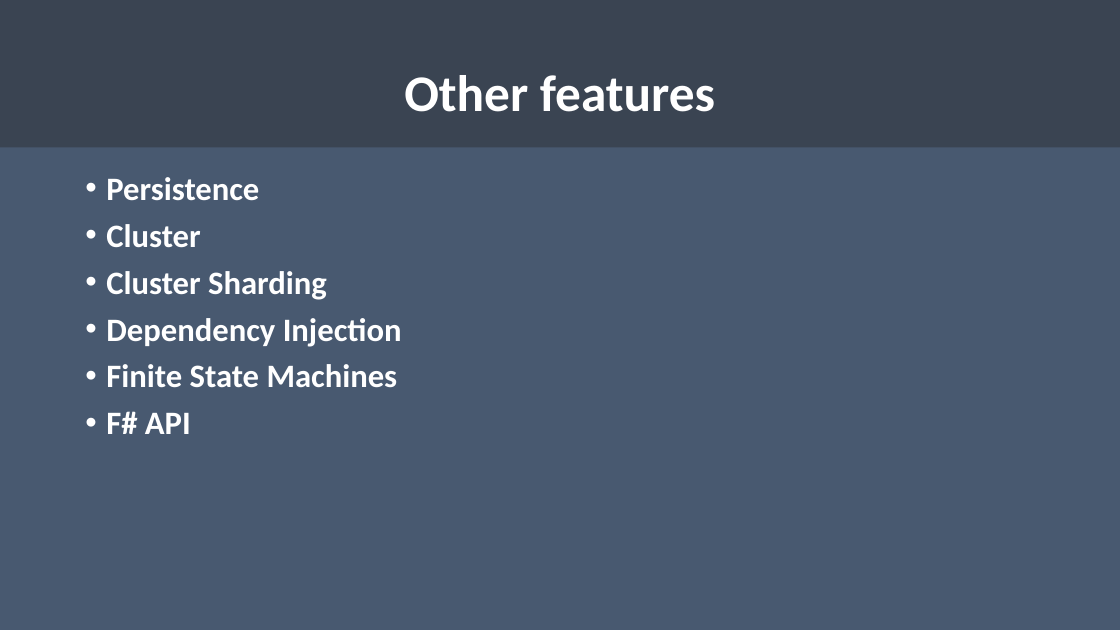
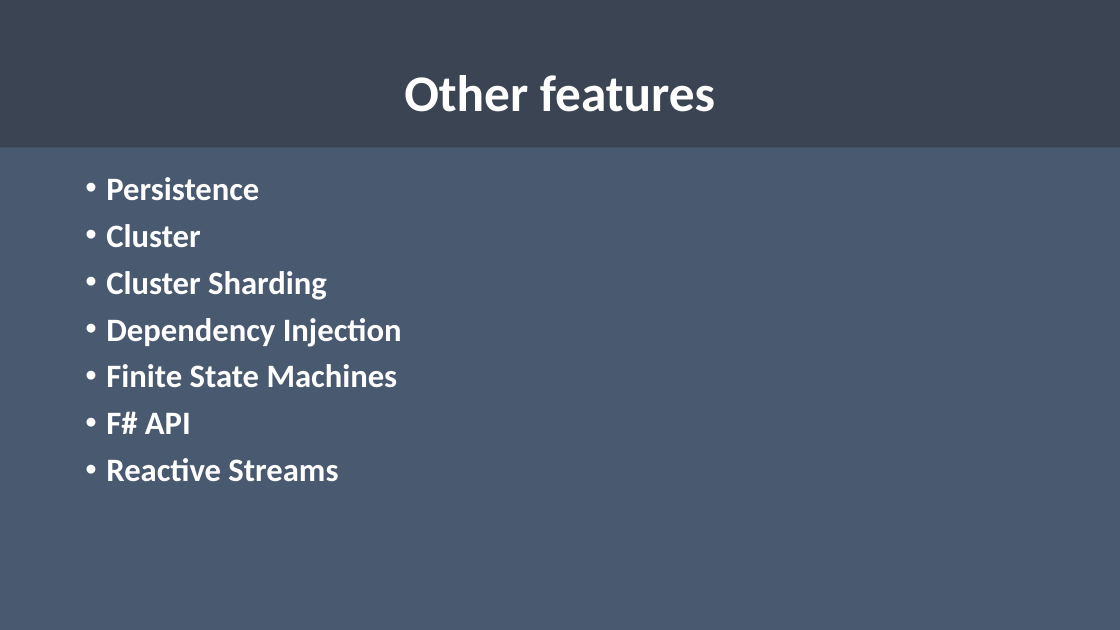
Before and after one commit to rogeralsing/Presentations, a slide deck: slide 50 of NDCOslo/akka.pptx. Drawn at 1120x630 pixels with LibreOffice and Linux fonts; fonts in the diff are those of the drawing. Boxes give left, top, right and bottom in pixels: in the first picture for what was removed or moved away, otherwise in the second. Text is boxed around its words. In the diff, an @@ line names an element or a change of style, - is before the commit and + after.

Commit message:
added faq

```diff
--- a/NDCOslo/akka.pptx
+++ b/NDCOslo/akka.pptx
@@ text at box(106, 458, 338, 481): paragraph added @@
+• Reactive Streams
```
Also in this commit, not shown: 1 other slide changed, 1 slide added.
